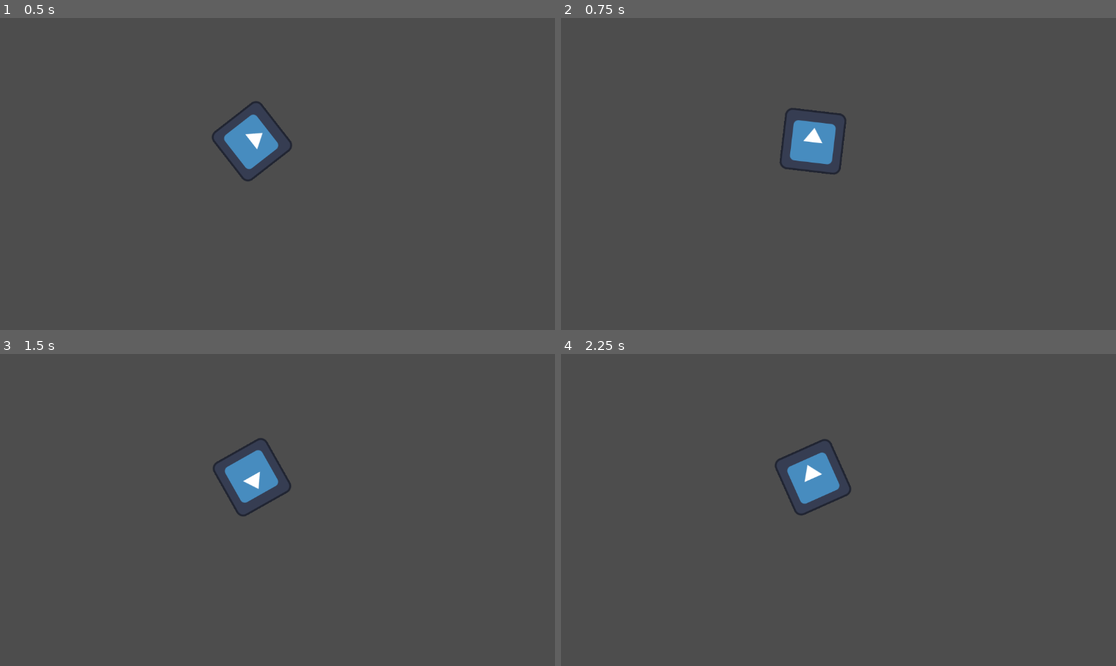
Above: before the commit, frames 1-4 (two rows, left to right).
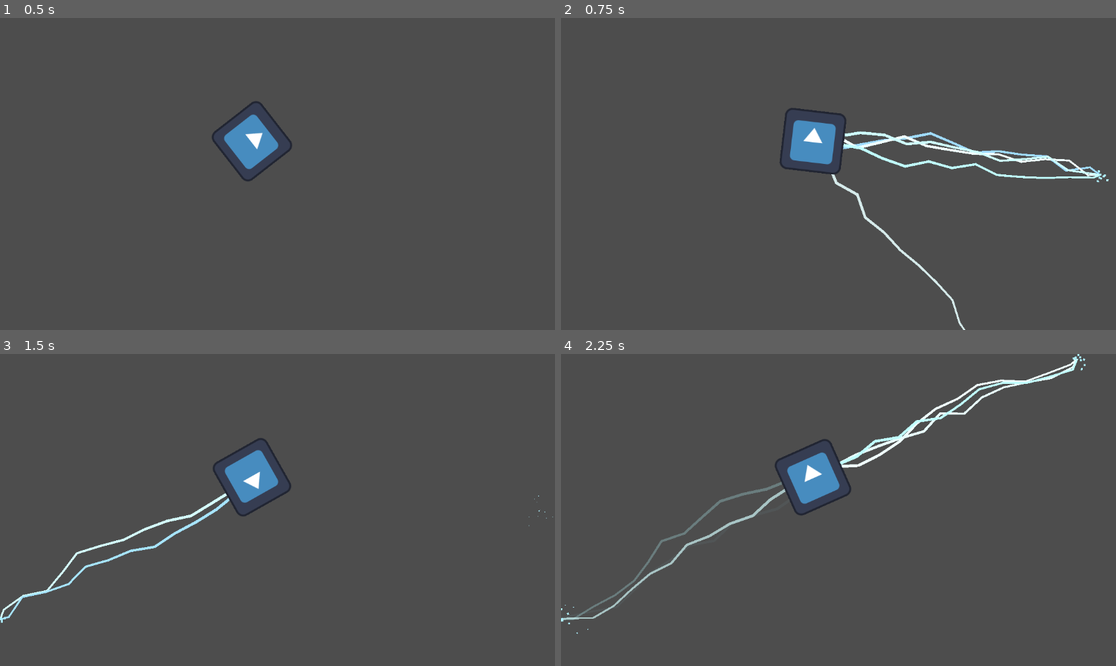
Above: after the commit, the same moments.

Repository: BlurryGames/VFXSecrets
Game: Godot game, scene res://10Lighting/SettingUpOurScenes/setting_up_our_scenes.tscn
Two runs of this game, one before a commit and one after it. Both use one fixed random seed, a clock stepped at 60 frames per second and the inputs below. The project has no main scene, so this scene is started directly. The engine's default icon, where the game draws it, is replaced by a stand-in: a white triangle on a blue panel in a dark square.
Inputs (mouse positions are in pixels of both pictures, inside the frame that each line leads up to):
- Up to frame 1 (0.5 s): no input
- Up to frame 2 (0.75 s): tap Enter (ui_accept) at 0.5 s; move the mouse to (960, 158) at 0.52 s; hold Enter (ui_accept) from 0.53 s (still down)
- Up to frame 3 (1.5 s): move the mouse to (166, 525) at 1.27 s; release Enter (ui_accept) at 1.28 s; tap Enter (ui_accept) at 1.35 s
- Up to frame 4 (2.25 s): tap Enter (ui_accept) at 1.52, 1.82 s; move the mouse to (894, 441) at 2.02 s; hold Enter (ui_accept) from 2.03 s (still down)

Frame 1 is identical in both runs. In frame 2, 1.8% of the frame differs, in the area x 48-99%, y 36-100%; in frame 3, 0.8%; in frame 4, 1.9%, in the area x 0-95%, y 0-90%.

Commit message:
Section10: Lighting / Lesson5: The lighting beam script

Diff:
--- a/10Lighting/SettingUpOurScenes/lighting_beam.gd
+++ b/10Lighting/SettingUpOurScenes/lighting_beam.gd
@@ -9,7 +9,14 @@
 var target_point := Vector2.ZERO
 
 func _physics_process(delta: float) -> void:
-	pass
+	target_point = to_global(get_target_position())
+	if is_colliding():
+		target_point = get_collision_point()
 
 func shoot() -> void:
-	pass
+	for flash: int in flashes:
+		var jolt: LightingJolt = LIGHTING_JOLT.instantiate()
+		add_child(jolt)
+		jolt.create(get_global_position(), target_point)
+
+		await get_tree().create_timer(flash_time).timeout
